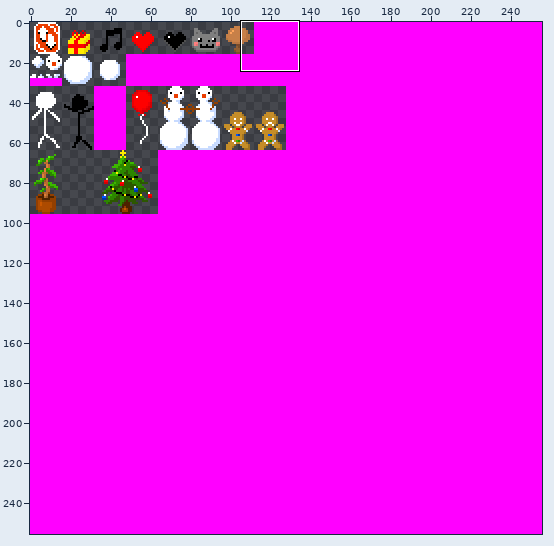
Sprite sheet, stored at billboards.png. The picture above shows the old version from afar; the outline marks the close-up.
Close-up. Before the edit:
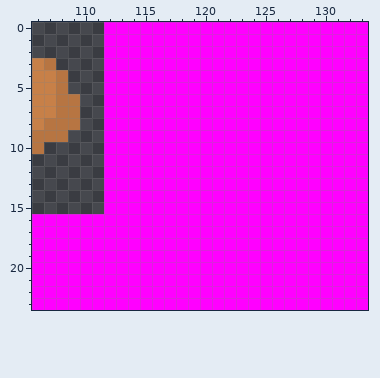
The file is 256x256 pixels. Shown: x 106..133, y 0..23.
The same view after the edit:
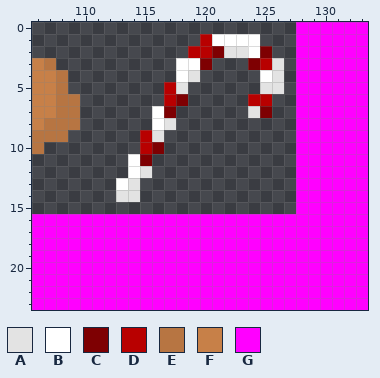
Palette (. is transparent): A #e3e3e3  B #ffffff  C #7e0002  D #b80000  E #b77542  F #c78048  G #ff00ff
Diff:
@@ x 106..133 @@
- 0 ......GGGGGGGGGGGGGGGGGGGGGG
- 1 ......GGGGGGGGGGGGGGGGGGGGGG
- 2 ......GGGGGGGGGGGGGGGGGGGGGG
- 3 FE....GGGGGGGGGGGGGGGGGGGGGG
- 4 FFE...GGGGGGGGGGGGGGGGGGGGGG
- 5 FFE...GGGGGGGGGGGGGGGGGGGGGG
- 6 FFEE..GGGGGGGGGGGGGGGGGGGGGG
- 7 FFEE..GGGGGGGGGGGGGGGGGGGGGG
- 8 FEEE..GGGGGGGGGGGGGGGGGGGGGG
- 9 EEE...GGGGGGGGGGGGGGGGGGGGGG
-10 E.....GGGGGGGGGGGGGGGGGGGGGG
-11 ......GGGGGGGGGGGGGGGGGGGGGG
-12 ......GGGGGGGGGGGGGGGGGGGGGG
-13 ......GGGGGGGGGGGGGGGGGGGGGG
-14 ......GGGGGGGGGGGGGGGGGGGGGG
-15 ......GGGGGGGGGGGGGGGGGGGGGG
+ 0 ......................GGGGGG
+ 1 ..............DBBBB...GGGGGG
+ 2 .............DDCAABC..GGGGGG
+ 3 FE..........BBC...CDA.GGGGGG
+ 4 FFE.........BA.....BA.GGGGGG
+ 5 FFE........DA......AA.GGGGGG
+ 6 FFEE.......DC.....DD..GGGGGG
+ 7 FFEE......BC......AC..GGGGGG
+ 8 FEEE......BA..........GGGGGG
+ 9 EEE......DA...........GGGGGG
+10 E........DC...........GGGGGG
+11 ........BC............GGGGGG
+12 ........BA............GGGGGG
+13 .......BA.............GGGGGG
+14 .......AA.............GGGGGG
+15 ......................GGGGGG
 16 GGGGGGGGGGGGGGGGGGGGGGGGGGGG
Changed places in both close-ups, as pixel boxes (x1, y1, x2, y2):
changed: (104, 22, 296, 214)
